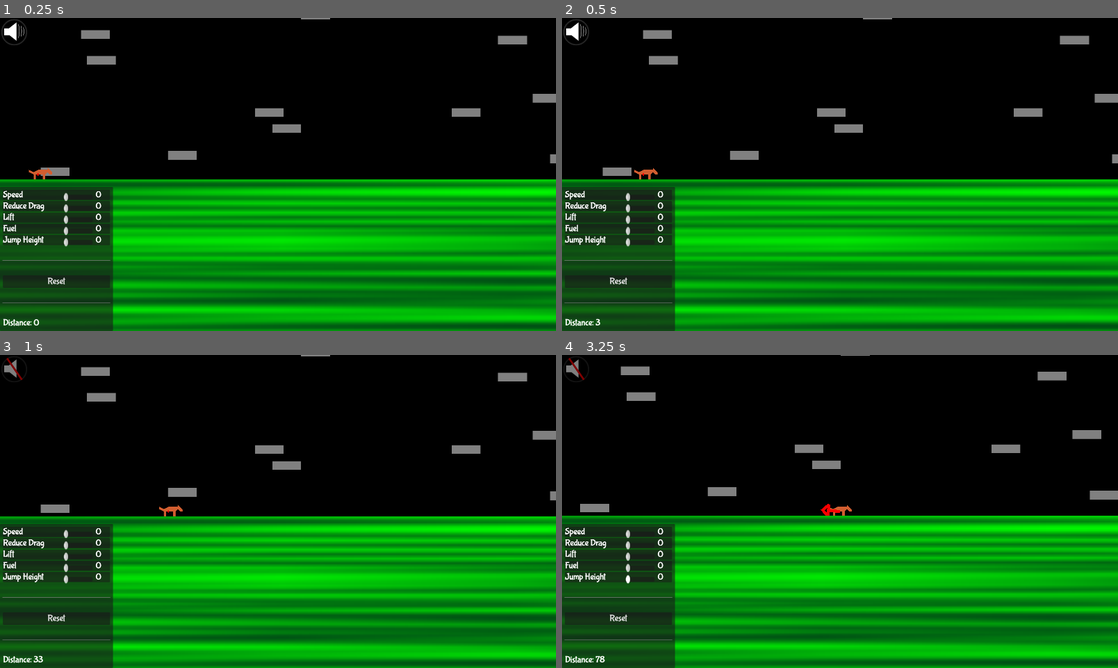
Above: before the commit, frames 1-4 (two rows, left to right).
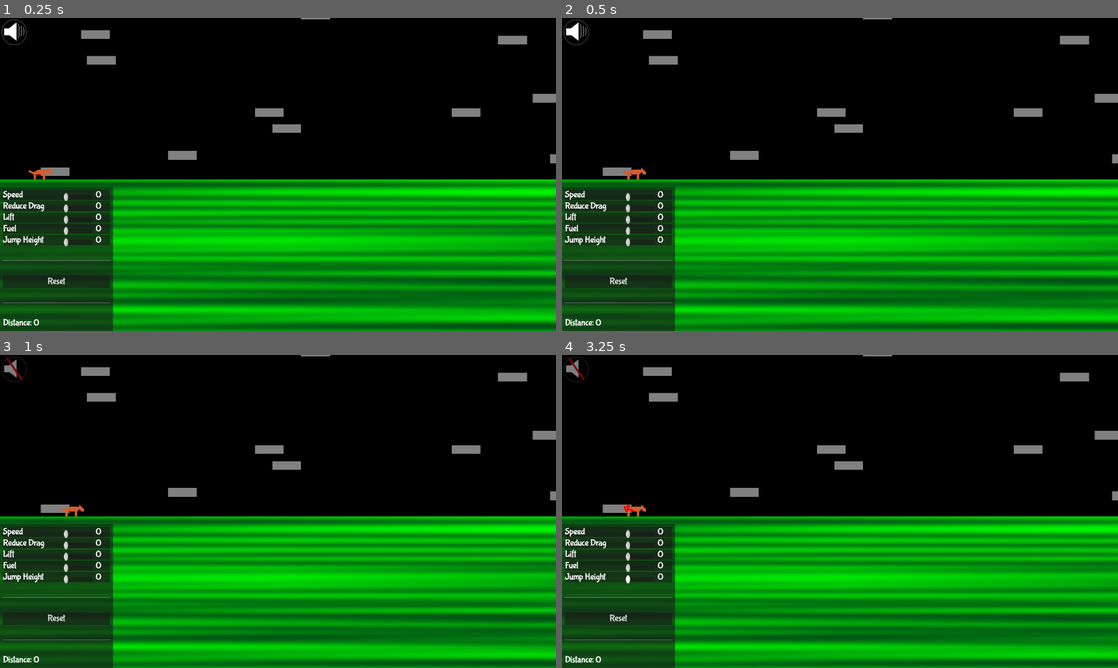
Above: after the commit, the same moments.

Repository: 100-Devs-1-Game/FlightOfHarmony
Game: Godot game, scene res://test/flight_test_scene.tscn
Same seed, same stepped clock (60 frames per second), same inputs: the game is played once before the commit and once after it. This scene is started directly instead of the project's main scene.
Inputs (mouse positions are in pixels of both pictures, inside the frame that each line leads up to):
- Up to frame 1 (0.25 s): no input
- Up to frame 2 (0.5 s): no input
- Up to frame 3 (1 s): click (16, 370) at 0.5 s
- Up to frame 4 (3.25 s): click "Reset" at 1.25 s; move the mouse to (812, 574) at 2.02 s; hold Up (ui_up) from 2.03 s (still down); move the mouse to (1006, 558) at 2.77 s; tap Space (propulsion) at 2.85 s

Frame 1 is identical in both runs. In frame 2, 0.1% of the frame differs, in the area x 6-18%, y 47-99%; in frame 3, 0.2%; in frame 4, 2.7%, in the area x 0-100%, y 0-99%.
Error before the commit: Cannot call method 'play' on a null value. (res://flight/flying_pony.gd:116)
Error after the commit: Cannot call method 'play' on a null value. (res://flight/flying_pony.gd:118)

Commit message:
Add wind sound setup

Diff:
--- a/src/flight/flying_pony.gd
+++ b/src/flight/flying_pony.gd
@@ -48,7 +48,9 @@
 @onready var head_flying: Sprite2D = $HeadFlying
 
 @onready var orig_pos: Vector2= position
+
 @onready var audio_trotting: AudioStreamPlayer = $"AudioStreamPlayer Trotting"
+@onready var audio_wind: AudioStreamPlayer = $"AudioStreamPlayer Wind"
 
 
 var state: State= State.WALKING
@@ -130,12 +132,14 @@
 	velocity= velocity.length() * Vector2.from_angle(-deg_to_rad(jump_angle))
 	look_at(position + velocity)
 	started_flying.emit()
+	audio_wind.play()
 
 
 func land():
 	state= State.LANDING
 	remove_upgrade_overlays()
 	velocity= Vector2.ZERO
+	audio_wind.stop()
 	landed.emit()
 
 
@@ -201,6 +205,7 @@
 	#print(arcade_ratio)
 
 	velocity= lerp(velocity, global_transform.x * velocity.length(), arcade_ratio)
+	audio_wind.volume_linear= clampf(sqrt(velocity.length()) * 0.01, 0, 1)
 
 	var prev_y: float= position.y
 	if move_and_collide(velocity * delta):
--- a/src/flight/flying_pony.tscn
+++ b/src/flight/flying_pony.tscn
@@ -9,6 +9,7 @@
 [ext_resource type="Texture2D" uid="uid://cnt8bmvfl4d1r" path="res://assets/art/flight/pony/heads/Default_Normal/SL_head_Running.png" id="5_y8g1j"]
 [ext_resource type="Texture2D" uid="uid://2l1fovioth2h" path="res://assets/art/flight/pony/heads/Default_Normal/SL_head_Flying.png" id="6_22ryr"]
 [ext_resource type="AudioStream" uid="uid://ccadkt4t548it" path="res://assets/sfx/Horse_Trotting1.mp3" id="9_ph0dt"]
+[ext_resource type="AudioStream" uid="uid://bkpf0hw1v32tn" path="res://assets/sfx/Wind_Noise1.mp3" id="10_t5pyb"]
 
 [sub_resource type="RectangleShape2D" id="RectangleShape2D_22ryr"]
 size = Vector2(250, 130)
@@ -63,3 +64,8 @@
 stream = ExtResource("9_ph0dt")
 bus = &"Sfx"
 parameters/looping = false
+
+[node name="AudioStreamPlayer Wind" type="AudioStreamPlayer" parent="."]
+stream = ExtResource("10_t5pyb")
+bus = &"Sfx"
+parameters/looping = false
Not shown, changed: src/assets/sfx/Wind_Noise1.mp3.import
Not shown: 1 places in src/flight/flying_pony.tscn that only renumber resources
